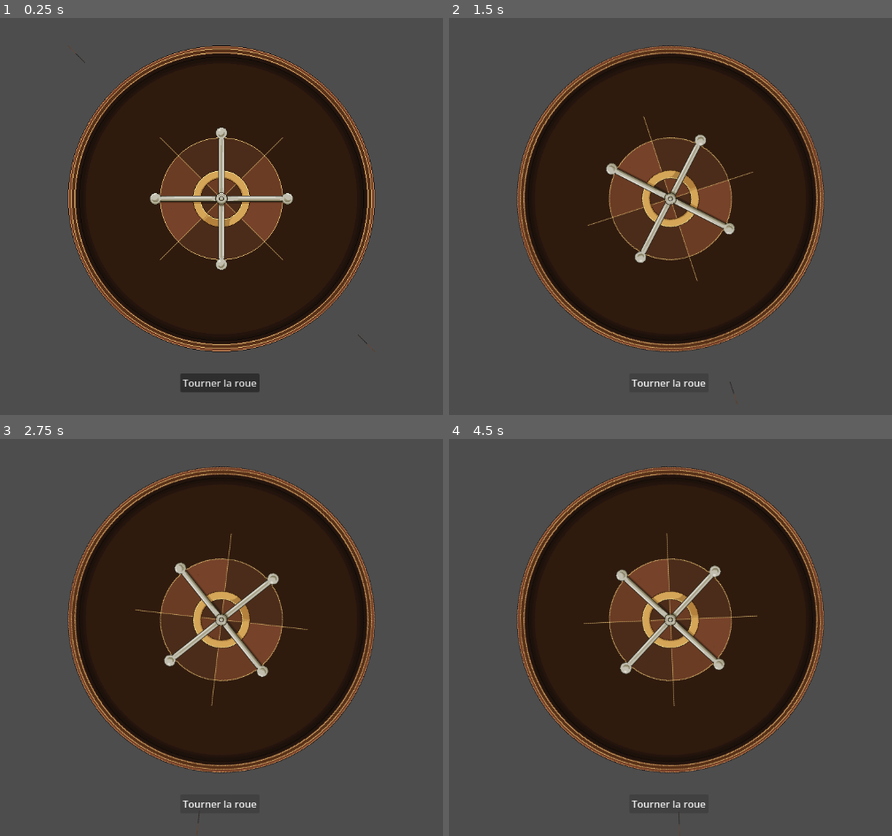
Above: before the commit, frames 1-4 (two rows, left to right).
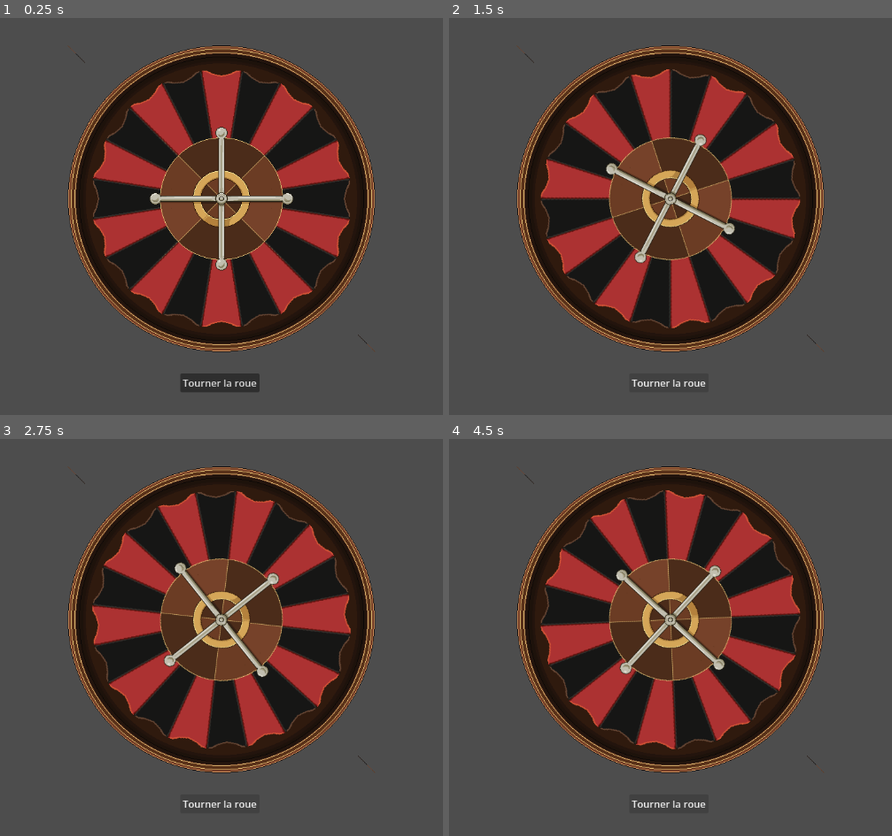
Above: after the commit, the same moments.

Repository: mgrass-dev/spin-it
Game: Godot game, scene res://scenes/main.tscn
Same seed, same stepped clock (60 frames per second), same inputs: the game is played once before the commit and once after it.
Inputs:
- Up to frame 1 (0.25 s): no input
- Up to frame 2 (1.5 s): click "Tourner la roue" at 0.5 s; click "Tourner la roue" at 1.25 s
- Up to frame 3 (2.75 s): click "Tourner la roue" at 2 s
- Up to frame 4 (4.5 s): no input

The runs differ from the first frame. In frame 1, 21% of the frame differs, in the area x 21-79%, y 13-78%; in frame 2, 22%; in frame 3, 22%; in frame 4, 22%, in the area x 15-85%, y 6-100%.

Commit message:
feat: add WheelItem, Ball, Modifier scenes with procedural wheel generation
- WheelItem (Area2D): SlotColor enum, modifier export, ball_hit signal, collision detection
- Ball (RigidBody2D): physics body for drop mechanics
- Modifier (Node2D): value export, apply() stub for future effects
- Wheel: procedural item placement in circle, SpinningPart sub-node keeps WheelBg static, z-index layering (BG=0, Items=1, InnerWheel=2)
- All identifiers renamed to English

Diff:
--- /dev/null
+++ b/scenes/ball.tscn
@@ -0,0 +1,16 @@
+[gd_scene format=3 uid="uid://d8rin1idfaff"]
+
+[ext_resource type="Script" uid="uid://cvqb5r8kmt123" path="res://scripts/ball.gd" id="1_bi001"]
+[ext_resource type="Texture2D" uid="uid://ddyqso6d2sm6k" path="res://sprites/billes/bille_blanche.png" id="2_bi002"]
+
+[sub_resource type="CircleShape2D" id="CircleShape2D_bi003"]
+radius = 16.0
+
+[node name="Ball" type="RigidBody2D"]
+script = ExtResource("1_bi001")
+
+[node name="Sprite2D" type="Sprite2D" parent="."]
+texture = ExtResource("2_bi002")
+
+[node name="CollisionShape2D" type="CollisionShape2D" parent="."]
+shape = SubResource("CircleShape2D_bi003")
--- /dev/null
+++ b/scenes/modifier.tscn
@@ -0,0 +1,6 @@
+[gd_scene format=3 uid="uid://c3hq6pvxdk012"]
+
+[ext_resource type="Script" uid="uid://byn7tl2msw789" path="res://scripts/modifier.gd" id="1_mo001"]
+
+[node name="Modifier" type="Node2D"]
+script = ExtResource("1_mo001")
--- a/scenes/wheel.tscn
+++ b/scenes/wheel.tscn
@@ -32,5 +32,8 @@
 [node name="WheelBg" type="AnimatedSprite2D" parent="." unique_id=1876406540]
 sprite_frames = SubResource("SpriteFrames_c65p7")
 
-[node name="InnerWheel" type="AnimatedSprite2D" parent="." unique_id=1243555671]
+[node name="SpinningPart" type="Node2D" parent="." unique_id=2031847563]
+
+[node name="InnerWheel" type="AnimatedSprite2D" parent="SpinningPart" unique_id=1243555671]
+z_index = 2
 sprite_frames = SubResource("SpriteFrames_b52vq")
--- a/scenes/wheel_item.tscn
+++ b/scenes/wheel_item.tscn
@@ -1,3 +1,16 @@
-[gd_scene format=3 uid="uid://3e30jlkgdl1p"]
+[gd_scene format=3 uid="uid://c7wm3n8kpqt51"]
 
-[node name="Node2D" type="Node2D" unique_id=1145684214]
+[ext_resource type="Script" uid="uid://bxr4ql5nvmj72" path="res://scripts/wheel_item.gd" id="1_wi001"]
+[ext_resource type="Texture2D" uid="uid://bin5vudxmluqm" path="res://sprites/roue/case_noir.png" id="2_wi002"]
+
+[sub_resource type="RectangleShape2D" id="RectangleShape2D_wi003"]
+size = Vector2(64, 32)
+
+[node name="WheelItem" type="Area2D"]
+script = ExtResource("1_wi001")
+
+[node name="Sprite2D" type="Sprite2D" parent="."]
+texture = ExtResource("2_wi002")
+
+[node name="CollisionShape2D" type="CollisionShape2D" parent="."]
+shape = SubResource("RectangleShape2D_wi003")
--- /dev/null
+++ b/scripts/ball.gd
@@ -0,0 +1,3 @@
+extends RigidBody2D
+
+# Ball contact detection is handled by WheelItem (Area2D.body_entered).
--- /dev/null
+++ b/scripts/modifier.gd
@@ -0,0 +1,14 @@
+class_name Modifier
+extends Node2D
+
+# Modifier value (0 = no effect, max N to be defined).
+@export var value: int = 0
+
+# Called by the Wheel when a ball hits the linked WheelItem.
+# Receives the wheel so it can alter its behaviour (speed, direction, etc.).
+func apply(wheel: Node2D) -> void:
+	match value:
+		0:
+			pass
+		_:
+			pass  # TODO: implement effects per value
--- a/scripts/wheel.gd
+++ b/scripts/wheel.gd
@@ -1,15 +1,55 @@
 extends Node2D
 
-@export var min_tours: float = 3.0
-@export var max_tours: float = 6.0
-@export var duree_spin: float = 3.0
+const WHEEL_ITEM_SCENE = preload("res://scenes/wheel_item.tscn")
+
+@export var min_spins: float = 3.0
+@export var max_spins: float = 6.0
+@export var spin_duration: float = 3.0
+@export var item_count: int = 20
+@export var item_radius: float = 145.0
+
+@onready var _spinning_part: Node2D = $SpinningPart
+
+var _tween: Tween
+
+func _ready() -> void:
+	_setup_items()
+
+func _setup_items() -> void:
+	var angle_step = TAU / item_count
+	var values = range(item_count)
+	values.shuffle()
+
+	for i in item_count:
+		var item: WheelItem = WHEEL_ITEM_SCENE.instantiate()
+		var angle = i * angle_step
+		item.position = Vector2(cos(angle), sin(angle)) * item_radius
+		item.rotation = angle + PI / 2
+		item.z_index = 1
+		item.slot_color = WheelItem.SlotColor.BLACK if i % 2 == 0 else WheelItem.SlotColor.RED
+		item.modifier = values[i]
+		_spinning_part.add_child(item)
+		item.ball_hit.connect(slow_down)
 
 func connect_to_button(button: Button) -> void:
 	button.spin_requested.connect(_on_spin_requested)
 
 func _on_spin_requested() -> void:
-	var tours = randf_range(min_tours, max_tours)
-	var tween = create_tween()
-	tween.tween_property(self, "rotation", rotation + TAU * tours, duree_spin)\
+	var spins = randf_range(min_spins, max_spins)
+	_tween = create_tween()
+	_tween.tween_property(_spinning_part, "rotation", _spinning_part.rotation + TAU * spins, spin_duration)\
 		.set_trans(Tween.TRANS_CUBIC)\
 		.set_ease(Tween.EASE_OUT)
+
+func slow_down(item: Area2D) -> void:
+	if _tween == null or not _tween.is_valid():
+		return
+	_tween.kill()
+	var mod_node = item.get_node_or_null("Modifier")
+	if mod_node and mod_node.has_method("apply"):
+		mod_node.apply(self)
+	var tween = create_tween()
+	tween.tween_property(_spinning_part, "rotation", _spinning_part.rotation + TAU * 0.25, spin_duration * 0.3)\
+		.set_trans(Tween.TRANS_CUBIC)\
+		.set_ease(Tween.EASE_OUT)
+	_tween = tween
--- /dev/null
+++ b/scripts/wheel_item.gd
@@ -0,0 +1,32 @@
+class_name WheelItem
+extends Area2D
+
+enum SlotColor { BLACK, RED }
+
+@export var slot_color: SlotColor = SlotColor.BLACK:
+	set(value):
+		slot_color = value
+		if is_node_ready():
+			_update_sprite()
+
+# 0 = no effect; max value to be defined when the Modifier scene is built
+@export var modifier: int = 0
+
+signal ball_hit(item: Area2D)
+
+const TEXTURES: Dictionary = {
+	SlotColor.BLACK: preload("res://sprites/roue/case_noir.png"),
+	SlotColor.RED: preload("res://sprites/roue/case_rouge.png"),
+}
+
+@onready var _sprite: Sprite2D = $Sprite2D
+
+func _ready() -> void:
+	_update_sprite()
+	body_entered.connect(_on_body_entered)
+
+func _update_sprite() -> void:
+	_sprite.texture = TEXTURES[slot_color]
+
+func _on_body_entered(_body: Node2D) -> void:
+	ball_hit.emit(self)
Not shown, added: scripts/ball.gd.uid
Not shown, added: scripts/modifier.gd.uid
Not shown, added: scripts/wheel_item.gd.uid
